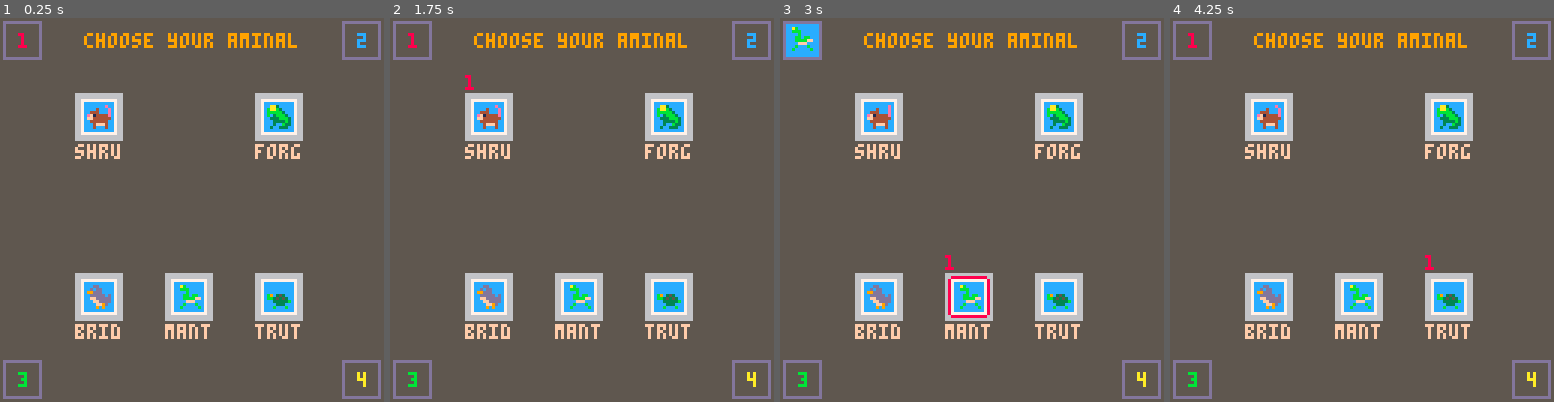
Above: before the commit, frames 1-4 (left to right).
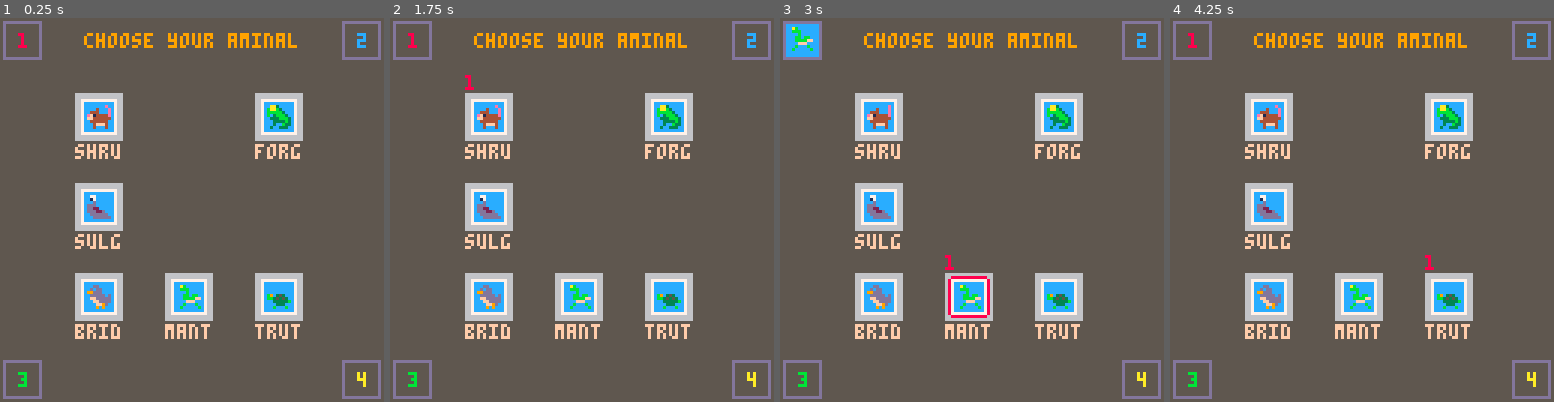
Above: after the commit, the same moments.

Repository: sealgair/aminals
Game: PICO-8 cartridge game.p8
Same seed, same stepped clock (60 frames per second), same inputs: the game is played once before the commit and once after it.
Inputs:
- Up to frame 1 (0.25 s): no input
- Up to frame 2 (1.75 s): tap X (X key) at 0.33, 1.07 s; tap O (Z key) at 0.7, 1.7 s; hold Right from 1.6 s (still down)
- Up to frame 3 (3 s): tap X (X key) at 1.85, 2.97 s; release Right at 2.1 s; tap O (Z key) at 2.1, 2.5, 2.9 s; hold Up 2.15-2.42 s; hold Right from 2.47 s (still down)
- Up to frame 4 (4.25 s): release Right at 3.03 s; hold Left 3.08-3.58 s; tap O (Z key) at 3.3, 3.7, 4.1 s; hold Down 3.63-3.97 s; hold Right from 4.02 s (still down); tap X (X key) at 4.08 s

The runs differ from the first frame. In frame 1, 1.8% of the frame differs, in the area x 19-33%, y 42-61%; in frame 2, 1.8%; in frame 3, 1.8%; in frame 4, 1.8%.

Commit message:
sulg can slime

Diff:
--- a/game.p8
+++ b/game.p8
@@ -20,14 +20,14 @@
 000000000033333b0033333b7033333000353530000bbbbbb00bbbbb003535300000000000000000000000000000000000000000122522520005550000000000
 00000000000333000003330000033307003333300000000000000000bb3333300000000000000000000000000000000000000000012213210555455000005000
 0000000000b000b0000b0b0000000000000333000000000000000000bbb333bb0000000000000000000000000000000000000000001231205545554500555500
-000000e000000e000000000e000400e0000000e00000000e00000000000000000000000000000000000000000000000000000000000000000000000000000000
-0004000e000400e00004000e0444000e0000000e0000000e00000000000000000000000000000000000000000000000000000000000000000000000000000000
-0444000e0444000e0444000eef14400e0004000e000000e000000000000000000000000000000000000000000000000000000000000000000000000000000000
-ef14444eef14444eef14444e00f4444e0444044e044444e000000000000000000000000000000000000000000000000000000000000000000000000000000000
-ff444444ff444444ff4444440f444444ef144444ef14444000000000000000000000000000000000000000000000000000000000000000000000000000000000
-044444400444444004444440004ff44070f44440ff44440004444440000000000000000000000000000000000000000000000000000000000000000000000000
-004fff40004fff40004fff4000400f400f444f40004ff400ef44444e000000000000000000000000000000000000000000000000000000000000000000000000
-004000400004040000400040000000400044f04000040040ff444eee000000000000000000000000000000000000000000000000000000000000000000000000
+000000e000000e000000000e000400e0000000e00000000e00000000000000000770000007700000000000000000000000000000000000002dd22dd200d22d22
+0004000e000400e00004000e0444000e0000000e0000000e0000000000000000017000000170000000000000000000000000a0000000000002200d2000000220
+0444000e0444000e0444000eef14400e0004000e000000e0000000000000000000d0000000d000000000000000000000000aa000000000000000020000020020
+ef14444eef14444eef14444e00f4444e0444044e044444e00000000000000000ddd00000ddd22000000d2200000000000000a0000000a0000020000000000000
+ff444444ff444444ff4444440f444444ef144444ef1444400000000000000000dd220000dddd220000ddd220000000000000aa00aaaaaaa00000000000000000
+044444400444444004444440004ff44070f44440ff4444000444444000000000ddd22d00dddddd000dddddd00d0ddd000000aa00aaaa00000000020000000020
+004fff40004fff40004fff4000400f400f444f40004ff400ef44444e000000000dddddd000dddd000ddddddd0ddd22d00000aa00a00000000000000000000000
+004000400004040000400040000000400044f04000040040ff444eee0000000000dddddd00ddddd0ddddddddddd2222d000aaa00000000000000000000000000
 0aa300000aa300000aa30000000000000040000000000000000000000000000000000000cbb8cccc0ab000000ab0000000ab0000b00ab000000ab00000000000
 baab3000baab3000baab3000000000000000000000000000000000000000000000000000abba8ccc0bbb00000bbb000000bb0000bb0bb000070bb00b00000b00
 bbbbb300bbbbb30000bb3000000000000000000000000000000000000000000000000000aaaaa8cc000b0000000b00000b0b00bb0bbb00bb7000b0bf00b0b000
--- a/main.lua
+++ b/main.lua
@@ -1,6 +1,6 @@
 matchend = 10
 pointsmatch = true -- otherwise time
-highscore_idle = 10
+highscore_idle = 120
 
 flags = {
   stop=0
@@ -55,7 +55,7 @@
 playerselect = {
   options = {
     {shru, waps, forg},
-    {false, false, false},
+    {sulg, false, false},
     {brid, mant, trut},
   },
   chosen = {
--- a/players.lua
+++ b/players.lua
@@ -28,6 +28,7 @@
   spawned=0,
   cooldown=0,
   poisoned=0,
+  slipping=0,
   deaths=0,
   kills=0,
 }
@@ -58,10 +59,9 @@
 function playerbase:move()
   -- gravity pulls
   self.vy += g * self.gravity
-
-  -- collide with map tiles
   self.x += self.vx
   sx = sgn(self.vx)
+  -- collide with map tiles
   while self:collides(self.x, self.y) do
     self.vx = 0
     self.x -= sx
@@ -91,13 +91,15 @@
 function playerbase:walk()
   dir = dpad('x', self.p)
   self.walking = dir != 0
+  slip = 1
+  if (self.slipping > 0) slip = .03
   if dir == 0 then
     -- speed down
-    self.vx = max(abs(self.vx) - self.accel*dt*2, 0) * sgn(self.vx)
+    self.vx = max(abs(self.vx) - self.accel*slip*dt*2, 0) * sgn(self.vx)
   else
     self.facing = dir
     -- speed up
-    self.vx = mid(-self.speed, self.vx + self.accel*dir*dt, self.speed)
+    self.vx = mid(-self.speed, self.vx + self.accel*slip*dir*dt, self.speed)
   end
 end
 
@@ -121,7 +123,7 @@
 end
 
 function playerbase:states()
-  return {'attacking', 'dying', 'spawned', 'cooldown', 'poisoned'}
+  return {'attacking', 'dying', 'spawned', 'cooldown', 'poisoned', 'slipping'}
 end
 
 function playerbase:hitbox(w, h)
@@ -200,12 +202,18 @@
   self.poisoner = nil
 end
 
+function playerbase:slip(sender)
+  self.slipping = 0.3
+end
+
 function playerbase:touched(signal, sender)
   if self:isvulnerable() then
     if signal == "attack" then
       self:die(sender)
     elseif signal == "poison" then
       self:poison(sender)
+    elseif signal == "slip" then
+      self:slip(sender)
     end
   end
 end
@@ -710,6 +718,56 @@
   end
 end
 
+sulg = prototype({
+  name='sulg',
+  sprite=sprite:new{
+    animations={
+      idle={24},
+      walk={24,25, speed=0.4},
+      attacking={26},
+      dying=dieanim(27),
+    },
+    palettes={
+      {[13]=3, [2]=1, [1]=0, [10]=15},
+      {[13]=10, [2]=4, [1]=0, [7]=10, [10]=9},
+      {[13]=4, [2]=8, [1]=2, [10]=14},
+    },
+  },
+  speed=.6,
+  slime={},
+  slimetime=10,
+}, playerbase)
+
+function sulg:update()
+  playerbase.update(self)
+  for k, v in pairs(self.slime) do
+    v -= dt
+    if (v <= 0) v = nil
+    self.slime[k] = v
+    if v then
+      x, y = numtocoords(k*8)
+      self.world:send_touch({x=x, y=y-2, w=8, h=2}, "slip", self)
+    end
+  end
+  if self.grounded then
+    x = self.x
+    y = self.y+8
+    if mfget(x, y, flags.stop) then
+      self.slime[coordtonum(x/8, y/8)] = self.slimetime
+    end
+  end
+end
+
+function sulg:draw()
+  playerbase.draw(self)
+  self.sprite:pal()
+  for k, v in pairs(self.slime) do
+    x, y = numtocoords(k*8)
+    spr(30, x, y)
+  end
+  pal()
+end
+
 --[[ TODO:
 spid
 sulg
--- a/sprites.lua
+++ b/sprites.lua
@@ -57,6 +57,15 @@
   return true
 end
 
+function sprite:pal(opts)
+  opts = opts or {}
+  if (self:canpal()) palette = opts.palette or self.palette
+  if palette then
+    if (type(palette) == "number") palette = self.palettes[palette]
+    pal(palette)
+  end
+end
+
 function sprite:draw(x,y, opts)
   opts = opts or {}
   self.blink += 1
@@ -64,11 +73,7 @@
   on, off = unpack(opacity)
   if (self.blink > on + off) self.blink = 1
   if self.blink <= on then
-    if (self:canpal()) palette = opts.palette or self.palette
-    if palette then
-      if (type(palette) == "number") palette = self.palettes[palette]
-      pal(palette)
-    end
+    self:pal(opts)
     spr(self:getcell(), x, y, opts.w or 1, opts.h or 1, opts.flipx, opts.flipy)
     pal()
   end
--- a/utils.lua
+++ b/utils.lua
@@ -132,3 +132,14 @@
   end
   return result
 end
+
+
+function coordtonum(x, y)
+  return flr(x) | flr(y) >> 16
+end
+
+function numtocoords(n)
+  x = n & 0xffffffff
+  y = n << 16
+  return x, y
+end
